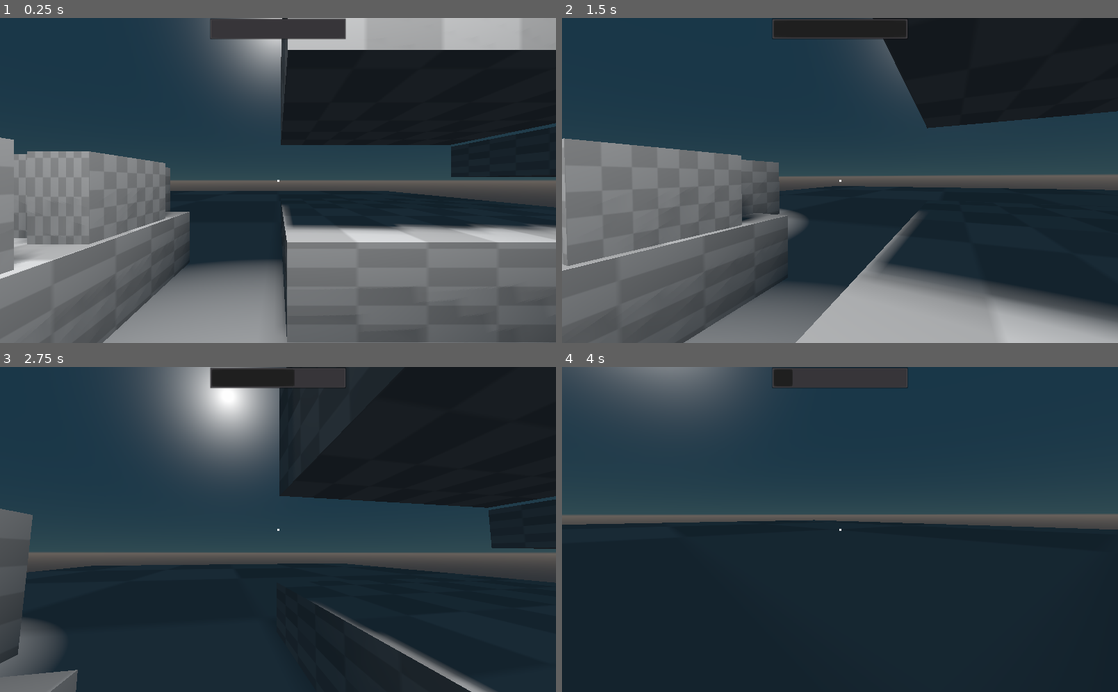
Above: before the commit, frames 1-4 (two rows, left to right).
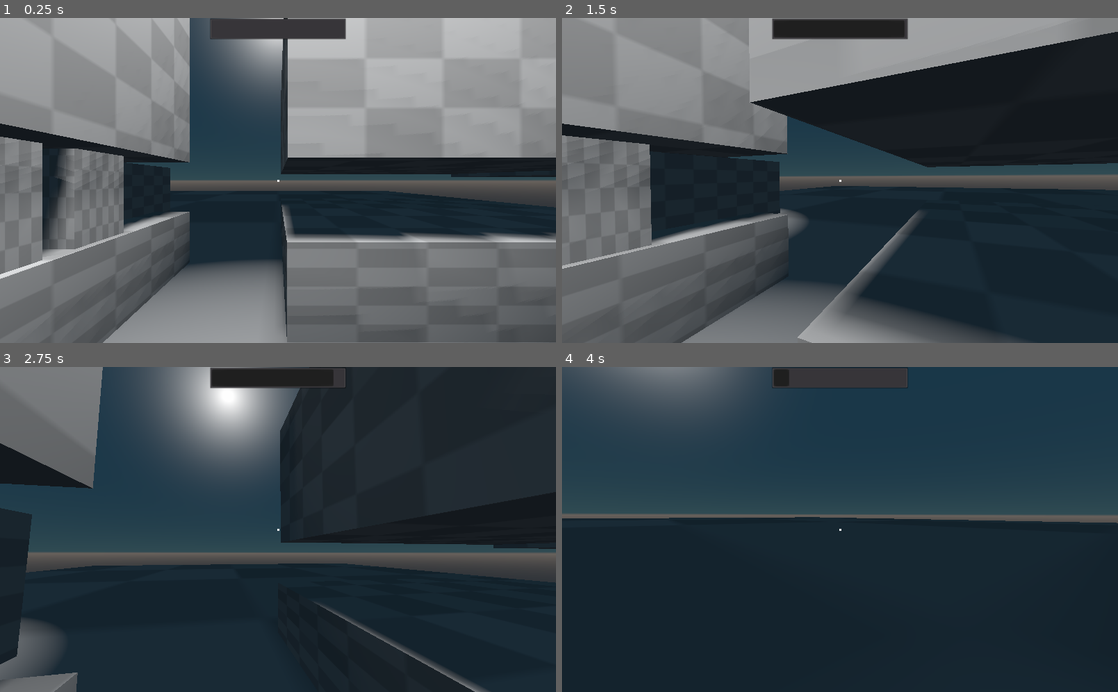
Above: after the commit, the same moments.

Repository: awnagel/Godot-Thief-Controller
Game: Godot game, scene res://scenes/Demo.tscn
Two runs of this game, one before a commit and one after it. Both use one fixed random seed, a clock stepped at 60 frames per second and the inputs below.
Inputs (mouse positions are in pixels of both pictures, inside the frame that each line leads up to):
- Up to frame 1 (0.25 s): no input
- Up to frame 2 (1.5 s): move the mouse to (867, 180) at 0.52 s; hold Ctrl (crouch) 0.53-1.28 s; hold W (forward) from 0.53 s (still down); tap Space (clamber) at 0.6 s; move the mouse to (812, 180) at 1.27 s; tap Ctrl (crouch) at 1.35 s
- Up to frame 3 (2.75 s): keep holding W (forward); tap E (lean) at 1.55 s; move the mouse to (289, 523) at 2.02 s; hold E (lean) from 2.03 s (still down); tap Shift (sneak) at 2.3 s
- Up to frame 4 (4 s): keep holding W (forward); move the mouse to (834, 536) at 2.77 s; release E (lean) at 2.78 s; tap Shift (sneak) at 2.85 s; tap Space (clamber) at 3.05, 3.6 s; move the mouse to (878, 532) at 3.52 s; hold Ctrl (crouch) from 3.53 s (still down)

The runs differ from the first frame. In frame 1, 39% of the frame differs, in the area x 0-100%, y 0-78%; in frame 2, 48%, in the area x 0-100%, y 0-100%; in frame 3, 14%; in frame 4, 1.6%.

Commit message:
Reworked movement, crouching and clambering
- Movement switched back to move_and_slide.
- Crouching now makes the player smaller and rotates the collider.
- Clambering into tight spaces will now nudge the bounding box and if it finds space, offsets the initial destination. Allows for fitting between small gaps. May need to add minimum gap space.

Diff:
--- a/scenes/Demo.tscn
+++ b/scenes/Demo.tscn
@@ -22,6 +22,9 @@
 [node name="Worldspawn2" parent="." instance=ExtResource( 2 )]
 transform = Transform( -2.93068e-08, -0.999999, 0, 0.179884, -1.62921e-07, 0, 0, 0, 1, -1.62199, 0.283272, -0.730448 )
 
+[node name="Worldspawn15" parent="." instance=ExtResource( 2 )]
+transform = Transform( -2.93068e-08, -0.999999, 0, 0.53823, -4.87475e-07, 0, 0, 0, 1, -1.62199, 1.3499, -0.730448 )
+
 [node name="Worldspawn12" parent="." instance=ExtResource( 2 )]
 transform = Transform( -2.93068e-08, -0.999999, 0, 0.179884, -1.62921e-07, 0, 0, 0, 1, 1.03201, 0.283272, -1.91615 )
 
@@ -29,16 +32,16 @@
 transform = Transform( -1.60877e-08, -0.548939, 7.39472e-15, 0.0946599, -8.57333e-08, 0.398108, -0.0281096, 2.54589e-08, 1.34064, -0.353357, 0.114855, 2.55363 )
 
 [node name="Worldspawn13" parent="." instance=ExtResource( 2 )]
-transform = Transform( -2.93068e-08, -0.999999, 0, 0.424741, -3.84688e-07, 0, 0, 0, 1, 1.03201, 1.52861, -1.83811 )
+transform = Transform( -2.93068e-08, -0.999999, 0, 0.424741, -3.84688e-07, 0, 0, 0, 1, 1.03201, 1.18331, -1.83811 )
 
 [node name="Worldspawn14" parent="." instance=ExtResource( 2 )]
 transform = Transform( -2.93068e-08, -0.999999, 0, 0.179884, -1.62921e-07, 0, 0, 0, 1, 3.06566, 0.906262, -1.85661 )
 
 [node name="Worldspawn8" parent="." instance=ExtResource( 2 )]
-transform = Transform( -3.14226e-09, -0.107219, 0, 0.179884, -1.62921e-07, 0, 0, 0, 0.271781, -0.760652, 0.604947, -0.392793 )
+transform = Transform( -3.13989e-09, -0.107138, 0, 0.179748, -1.62798e-07, 0, 0, 0, 0.118932, -0.759795, 0.607442, -0.615089 )
 
 [node name="Worldspawn9" parent="." instance=ExtResource( 2 )]
-transform = Transform( -3.14226e-09, -0.107219, 0, 0.179884, -1.62921e-07, 0, 0, 0, 0.271781, -0.760652, 0.604947, -1.16566 )
+transform = Transform( -3.13989e-09, -0.107138, 0, 0.179748, -1.62798e-07, 0, 0, 0, 0.118932, -0.759795, 0.607442, -0.953297 )
 
 [node name="Worldspawn10" parent="." instance=ExtResource( 2 )]
 transform = Transform( -3.14226e-09, -0.107219, 0, 0.179884, -1.62921e-07, 0, 0, 0, 0.482195, -0.970431, 0.604947, -0.0936148 )
@@ -85,4 +88,4 @@
 [node name="Player" parent="." instance=ExtResource( 1 )]
 speed = 0.5
 gravity = 40.0
-jump_force = 7.5
+jump_force = 9.0
--- a/scenes/Player.tscn
+++ b/scenes/Player.tscn
@@ -11,7 +11,7 @@
 script = ExtResource( 1 )
 
 [node name="Collider" type="CollisionShape" parent="."]
-transform = Transform( 1, 0, 0, 0, -4.37114e-08, -1, 0, 1, -4.37114e-08, 0, 1.4, 0 )
+transform = Transform( 1, 0, 0, 0, -1.62921e-07, -1, 0, 1, -1.62921e-07, 0, 1.4, 0 )
 shape = SubResource( 1 )
 
 [node name="SurfaceDetector" type="RayCast" parent="."]
--- a/scripts/Player.gd
+++ b/scripts/Player.gd
@@ -21,10 +21,10 @@
 export var gravity : float = 60.0
 export var jump_force : float = 10.0
 export var drag : float = 0.2
+export(float, -45.0, -8.0, 1.0) var max_lean = -10.0
 export var mouse_sens : float = 0.5
 export var lock_mouse : bool = true
 export var head_bob_enabled : bool = true
-export var footstep_sounds_folder : String = ""
 
 var light_level : float = 0.0
 
@@ -35,7 +35,8 @@
 var footstep_sounds : Array = []
 
 var camera_pos_normal : Vector3 = Vector3.ZERO
-var collision_normal_height : float = 0.0
+var collider_normal_radius : float = 0.0
+var collider_normal_height : float = 0.0
 var collision_normal_offset : float = 0.0
 
 #Replace the placeholder with the full path of the folder where the specific sound files are stored
@@ -50,10 +51,9 @@
 func _ready() -> void:
 	bob_reset = camera.global_transform.origin.y
 
-	collision_normal_height = collider.shape.height
+	collider_normal_radius = collider.shape.radius
+	collider_normal_height = collider.shape.height
 	collision_normal_offset = collider.global_transform.origin.y
-
-	load_footstep_sounds(footstep_sounds_folder)
 
 	if lock_mouse:
 		Input.set_mouse_mode(Input.MOUSE_MODE_CAPTURED)
@@ -182,8 +182,6 @@
 				state = CROUCHING
 				return
 
-var snap_vec = Vector3.DOWN
-
 #Needs some refining
 func walk(delta, speed_mod : float = 1.0) -> void:
 	var move_dir = Vector3()
@@ -196,7 +194,7 @@
 
 	velocity += speed * move_dir - velocity * Vector3(drag, 0, drag) + Vector3.DOWN * gravity * delta
 
-	velocity = move_and_slide_with_snap((velocity * speed_mod) + get_floor_velocity(), snap_vec, Vector3.UP, true, 4, PI, false)
+	velocity = move_and_slide((velocity * speed_mod) + get_floor_velocity(), Vector3.UP, true, 4, PI, false)
 
 	var grounded = is_on_floor()
 
@@ -212,10 +210,7 @@
 
 		# If no clamber, jump
 		velocity.y = jump_force
-		snap_vec = Vector3.ZERO
-		return
-	else:
-		snap_vec = Vector3.DOWN
+		return
 
 	handle_player_sound_emission()
 
@@ -245,8 +240,12 @@
 
 func crouch() -> void:
 	var from = collider.shape.height
-	var to = collision_normal_height * 0.1
+	var to = collider_normal_height * 0.5
 	collider.shape.height = lerp(from, to, 0.1)
+	from = collider.shape.radius
+	to = collider_normal_radius * 0.5
+	collider.shape.radius = lerp(from, to, 0.1)
+	collider.rotation_degrees.x = 0
 
 	from = camera.global_transform.origin
 	to = camera_pos_normal + (Vector3.DOWN * bob_reset * 0.4)
@@ -258,7 +257,9 @@
 		if !space.intersect_ray(pos, pos + Vector3.UP * bob_reset + Vector3.UP * 0.2, [self]):
 			state = WALKING
 			camera.global_transform.origin = pos + Vector3.UP * bob_reset
-			collider.shape.height = collision_normal_height
+			collider.shape.height = collider_normal_height
+			collider.shape.radius = collider_normal_radius
+			collider.rotation_degrees.x = 90
 			return
 
 func lean() -> void:
@@ -269,7 +270,7 @@
 	camera.global_transform.origin = lerp(from, to, 0.1)
 
 	from = camera.rotation_degrees.z
-	to = -10.0 * axis
+	to = max_lean * axis
 	camera.rotation_degrees.z = lerp(from, to, 0.1)
 
 	var diff = camera.global_transform.origin - camera_pos_normal
@@ -306,15 +307,16 @@
 						if ground_check.collider == r.collider:
 							return false
 
-						if check_clamber_box(r.position) != Vector3.ZERO:
-							continue
+						var offset = check_clamber_box(r.position)
+						if offset == -Vector3.ONE:
+							return false
 
 						if r.position.y < pos.y:
 							return false
 
 						#Start clamber animation
 						velocity = Vector3.ZERO
-						clamber_destination = r.position
+						clamber_destination = r.position + offset
 						state = CLAMBERING_RISE
 						return true
 
@@ -335,32 +337,58 @@
 				if ground_check and ground_check.collider == r.collider:
 					return false
 
-				if check_clamber_box(r.position) != Vector3.ZERO:
+				var offset = check_clamber_box(r.position)
+				if offset == -Vector3.ONE:
 					return false
 
 				if r.position.y < pos.y:
 					return false
 
 				velocity = Vector3.ZERO
-				clamber_destination = r.position
+				clamber_destination = r.position + offset
 				state = CLAMBERING_RISE
 				return true
 
 	return false
 
-#TODO: Add debug bounding box drawing feature
-#TODO: Add simple nudging.
+#Nudging may need some refining
 func check_clamber_box(pos : Vector3) -> Vector3:
+	var state = get_world().direct_space_state
 	var shape = BoxShape.new()
-	shape.extents = Vector3.ONE * 0.25
-
-	var query = PhysicsShapeQueryParameters.new()
-	query.set_shape(shape)
-	query.transform = Transform(global_transform.basis, pos + Vector3.UP * 0.275)
-
-	var result = get_world().direct_space_state.get_rest_info(query)
-
-	if result.size() > 0:
-		return Vector3.ONE
-
-	return Vector3.ZERO
+	shape.extents = Vector3.ONE * 0.15
+
+	var params = PhysicsShapeQueryParameters.new()
+	params.set_shape(shape)
+	params.transform.origin = pos + Vector3.UP * 0.15
+	var result = state.intersect_shape(params)
+
+	for i in range(result.size()):
+		if result[i].collider == self:
+			result.remove(i)
+
+	if result.size() == 1 and result[0].collider.global_transform.origin.y < pos.y:
+		return Vector3.ZERO
+
+	if result.size() == 0:
+		return Vector3.ZERO
+
+	var offset = Vector3.ZERO
+	var checkPos = Vector3.ZERO
+
+	var dir = -camera.global_transform.basis.z.normalized()
+	dir.y = 0
+
+	for i in range(4):
+		var j = (i + 1) * 0.4
+		checkPos = pos + Vector3.UP * 0.175 + dir * j
+		params.transform.origin = checkPos
+		var r = state.intersect_shape(params)
+		if r.size() == 0:
+			offset = dir * j
+			break
+
+	if checkPos != Vector3.ZERO:
+		if state.intersect_ray(checkPos, checkPos + Vector3.DOWN * 2):
+			return offset
+
+	return -Vector3.ONE
